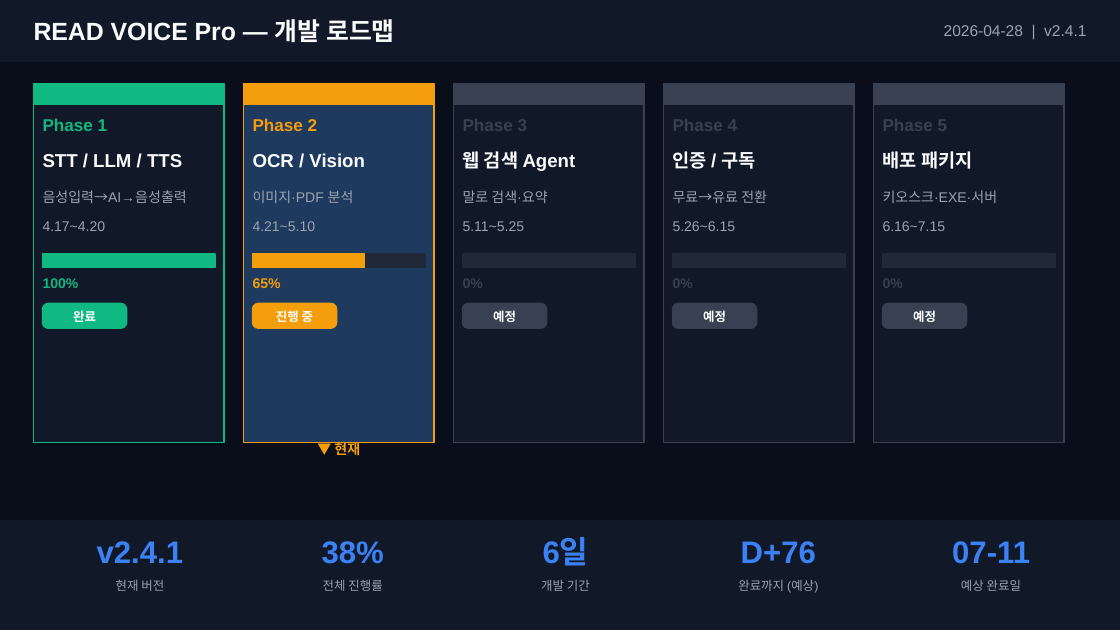
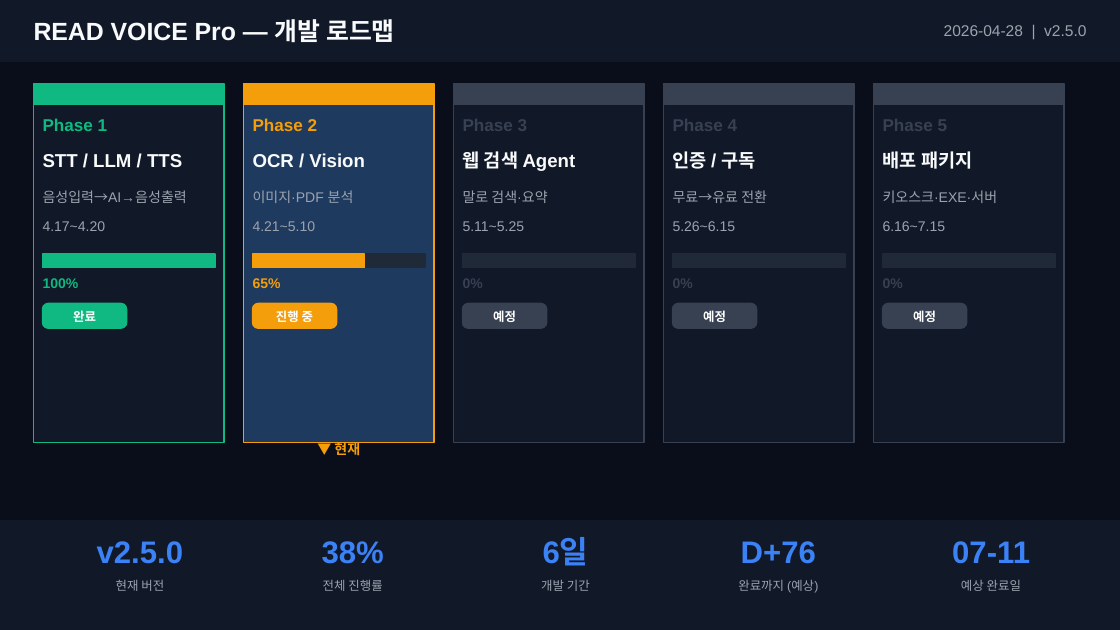
Before and after one commit to nantashin/readvoice-mvp, a slide deck: slide 1 of docs/daily-reports/roadmap_20260428.pptx. Drawn at 1120x630 pixels with LibreOffice and Linux fonts; fonts in the diff are those of the drawing. Boxes give left, top, right and bottom in pixels: in the first picture for what was removed or moved away, otherwise in the second. Text is boxed around its words. In the diff, an @@ line names an element or a change of style, - is before the commit and + after.

```diff
--- a/docs/daily-reports/roadmap_20260428.pptx
+++ b/docs/daily-reports/roadmap_20260428.pptx
@@ text at bbox=[944, 25, 1086, 36]: text changed @@
-2026-04-28 | v2.4.1
+2026-04-28 | v2.5.0
@@ text at bbox=[97, 541, 184, 564]: text changed @@
-v2.4.1
+v2.5.0
```
Also in this commit, not shown: 21 other files.
